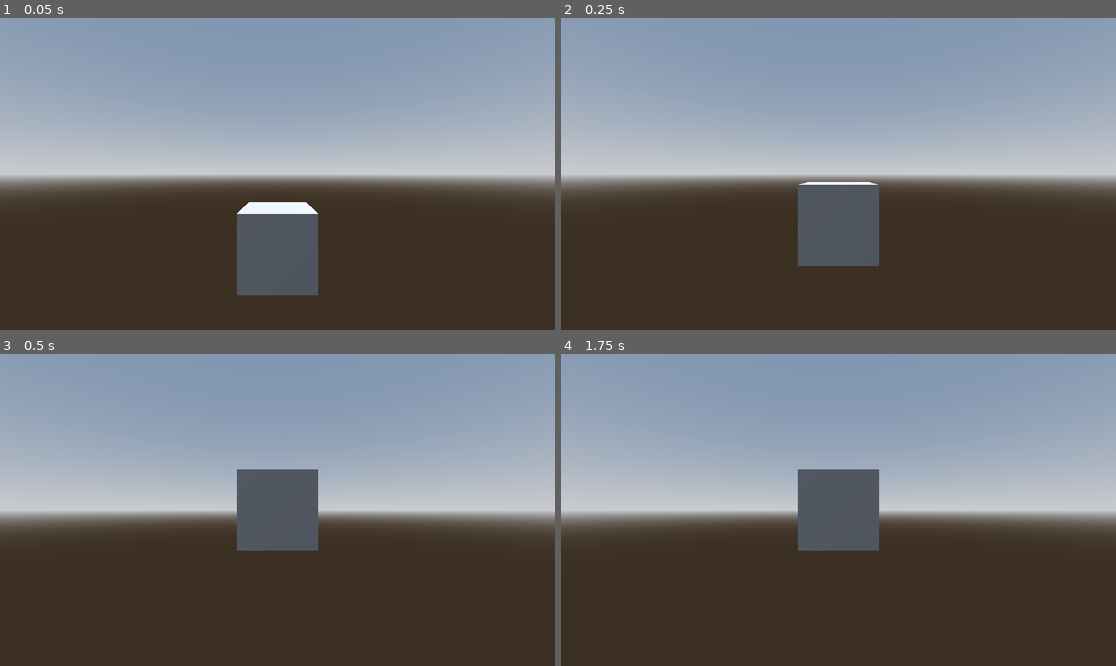
Above: before the commit, frames 1-4 (two rows, left to right).
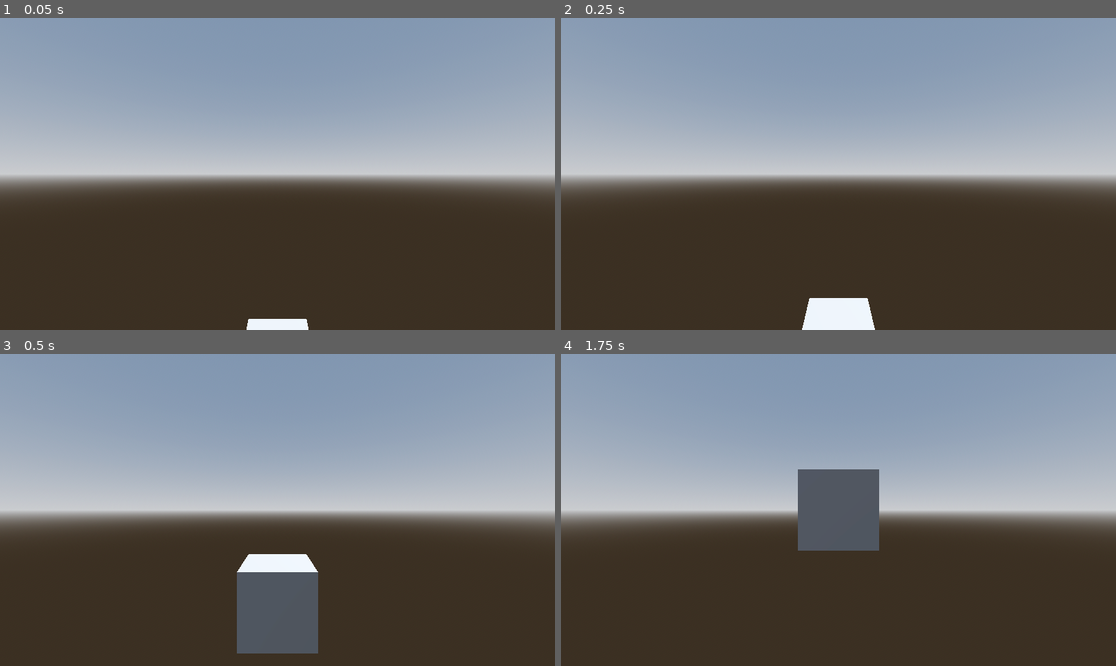
Above: after the commit, the same moments.

Repository: GibberishDev/GodSource
Game: Godot game, scene res://debug_scene_delete_later.tscn
The game is run twice, just before and just after one commit, with the same random seed, the same clock (stepped at 60 frames per second) and the same inputs. This scene is started directly instead of the project's main scene.
Inputs (mouse positions are in pixels of both pictures, inside the frame that each line leads up to):
- Up to frame 1 (0.05 s): no input
- Up to frame 2 (0.25 s): no input
- Up to frame 3 (0.5 s): no input
- Up to frame 4 (1.75 s): tap Enter at 0.5 s; move the mouse to (960, 494) at 0.52 s; tap T at 0.6 s; click (960, 494) at 0.67 s; tap Space at 1.25 s; move the mouse to (727, 525) at 1.27 s; hold S from 1.28 s (still down); tap Y at 1.35 s

The runs differ from the first frame. In frame 1, 4.7% of the frame differs, in the area x 42-58%, y 59-100%; in frame 2, 5.1%; in frame 3, 8.2%, in the area x 42-58%, y 36-96%; in frame 4, nothing differs.

Commit message:
mimic source engine unstuck system

Diff:
--- a/debug_scene_delete_later.tscn
+++ b/debug_scene_delete_later.tscn
@@ -23,6 +23,9 @@
 
 [node name="Node3D" type="Node3D"]
 
+[node name="gs_player" parent="." instance=ExtResource("1_0qie4")]
+transform = Transform3D(1, 0, 0, 0, 1, 0, 0, 0, 1, 0, 3, 3)
+
 [node name="WorldEnvironment" type="WorldEnvironment" parent="."]
 environment = SubResource("Environment_gbv3d")
 
@@ -44,6 +47,4 @@
 [node name="MeshInstance3D" type="MeshInstance3D" parent="box"]
 mesh = SubResource("BoxMesh_nwtsw")
 
-[node name="gs_player" parent="." instance=ExtResource("1_0qie4")]
-transform = Transform3D(1, 0, 0, 0, 1, 0, 0, 0, 1, 0, 1, 3)
-upward_velocity_threshhold = 4.7625
+[editable path="gs_player"]
--- a/lib/classes/gs_player.gd
+++ b/lib/classes/gs_player.gd
@@ -8,7 +8,11 @@
 
 var is_grounded : bool = false
 var is_airborne : bool = false
+var is_stuck : bool = false
 var current_movement_type : MOVEMENT_TYPE = MOVEMENT_TYPE.AIRBORNE
+
+var unstuck_offsets_table : PackedVector3Array = []
+var unstuck_offsets_table_id : int = 0
 
 enum MOVEMENT_TYPE {
 	AIRBORNE,
@@ -25,8 +29,9 @@
 
 #endregion
 
-
-
+var first_frame : bool = true
+func _ready() -> void:
+	unstuck_offsets_table = gen_unstuck_offsets_table()
 
 func _physics_process(delta: float) -> void:
 	process_movement(delta)
@@ -34,12 +39,11 @@
 
 func process_movement(delta: float) -> void:
 	#step 1: check if stuck and try to unstuck and move to step 14
-	#IMPORTANT! unstuck check is complex and requires writing more complex system to mimic source engine stuck behavior.
-	#refer to source sdk 2013 code here untill explained better. good luck ffs :tf:
-	#https://github.com/ValveSoftware/source-sdk-2013/blob/68c8b82fdcb41b8ad5abde9fe1f0654254217b8e/src/game/shared/gamemovement.cpp#L3233
+	stuck_check_collider.force_shapecast_update()
 	if stuck_check_collider.is_colliding():
-		try_unstuck()
-	if !stuck_check_collider.is_colliding(): #
+		is_stuck = try_unstuck()
+		print(is_stuck)
+	else: #
 		#step 2: check vertical velocity. Become airborne
 		if velocity.y >= upward_velocity_threshhold:
 			is_airborne = true
@@ -75,14 +79,90 @@
 		#change_collision_hull_size()
 	#step 16:
 		#process_projectiles()
+		first_frame = false
 	pass
 
-func try_unstuck() -> void:
-	pass
+#valve unstuck algorythm goes through fixed list of player nudges. Some stuck bugs in TF2 are cause of this.
+#if this table outputed minimum value of y is -0.125 hammer units. and thats it.
+#Source does not try to nudge player more that in downwards direction.
+#For more human frienly explanation check out Shounic video here: https://www.youtube.com/watch?v=PEhY4vE6krE
 
-func test_motion(from: Transform3D, motion: Vector3, motion_result : PhysicsTestMotionResult3D = PhysicsTestMotionResult3D.new()) -> bool:
-	var player_rid : RID = self.get_rid()
-	var motion_paramters : PhysicsTestMotionParameters3D = PhysicsTestMotionParameters3D.new()
-	motion_paramters.from = from
-	motion_paramters.motion = motion
-	return PhysicsServer3D.body_test_motion(player_rid, motion_paramters, motion_result)
+func gen_unstuck_offsets_table() -> PackedVector3Array:
+
+	var table : PackedVector3Array = []
+	#Little Moves
+	var little_move : float = 0.125
+	var y : float = -little_move
+	while y <= little_move:
+		table.append(Vector3(0,y,0))
+		y += little_move
+	var x : float = -little_move
+	while x <= little_move:
+		table.append(Vector3(x,0,0))
+		x += little_move
+	var z : float = -little_move
+	while z <= little_move:
+		table.append(Vector3(0,0,z))
+		z += little_move
+	#Remaining multi axis nudges.
+	y = -little_move
+	while y <= little_move:
+		x = -little_move
+		while x <= little_move:
+			z = -little_move
+			while z <= little_move:
+				table.append(Vector3(x, y, z))
+				z += 0.25
+			x += 0.25
+		y += 0.25
+
+	# Big Moves.
+	var yi : PackedFloat32Array = [0.0, 1.0, 6.0]
+
+	for i : float in yi:
+		y = i
+		table.append(Vector3(0, y, 0))
+	x = -2.0
+	while x <= 2.0:
+		table.append(Vector3(x, 0, 0))
+		x += 2.0
+	z = -2.0
+	while z <= 2.0:
+		table.append(Vector3(0, 0, z))
+		z += 2.0
+
+	for i : float in yi:
+		y = i
+		x = -2.0
+		while x <= 2.0:
+			z = -2.0
+			while z <= 2.0:
+				table.append(Vector3(x, y, z))
+				z += 2.0
+			x += 2.0
+
+	#convert hammer units to meters:
+	for i : int in range(table.size()):
+		table[i] *= 1.905 / 100
+
+	return table
+
+func get_unstuck_offset() -> Vector3:
+	var unstuck_offset : Vector3 = unstuck_offsets_table[unstuck_offsets_table_id % 53]
+	unstuck_offsets_table_id += 1
+	return unstuck_offset
+
+func reset_unstuck_offsets_table_id() -> void:
+	unstuck_offsets_table_id = 0
+
+func try_unstuck() -> bool:
+	var unstuck_offset : Vector3 = get_unstuck_offset()
+	stuck_check_collider.position = unstuck_offset
+	stuck_check_collider.force_shapecast_update()
+	if stuck_check_collider.is_colliding():
+		stuck_check_collider.position = Vector3.ZERO
+		return false
+	stuck_check_collider.position = Vector3.ZERO
+	global_position += unstuck_offset
+	reset_unstuck_offsets_table_id()
+	return true
--- a/lib/classes/gs_player.tscn
+++ b/lib/classes/gs_player.tscn
@@ -23,3 +23,5 @@
 [node name="stuck_check_collider" type="ShapeCast3D" parent="."]
 shape = SubResource("BoxShape3D_k5xr0")
 target_position = Vector3(0, 0, 0)
+max_results = 1
+debug_shape_custom_color = Color(0.0666666, 0, 1, 1)
--- a/project.godot
+++ b/project.godot
@@ -25,7 +25,6 @@
 NetworkEvents="*res://addons/netfox/network-events.gd"
 NetworkPerformance="*res://addons/netfox/network-performance.gd"
 Register="res://src/register_scripts/commands_registerer.gd"
-MultiplayerManager="res://lib/classes/multiplayer_manager.gd"
 
 [debug]
 
